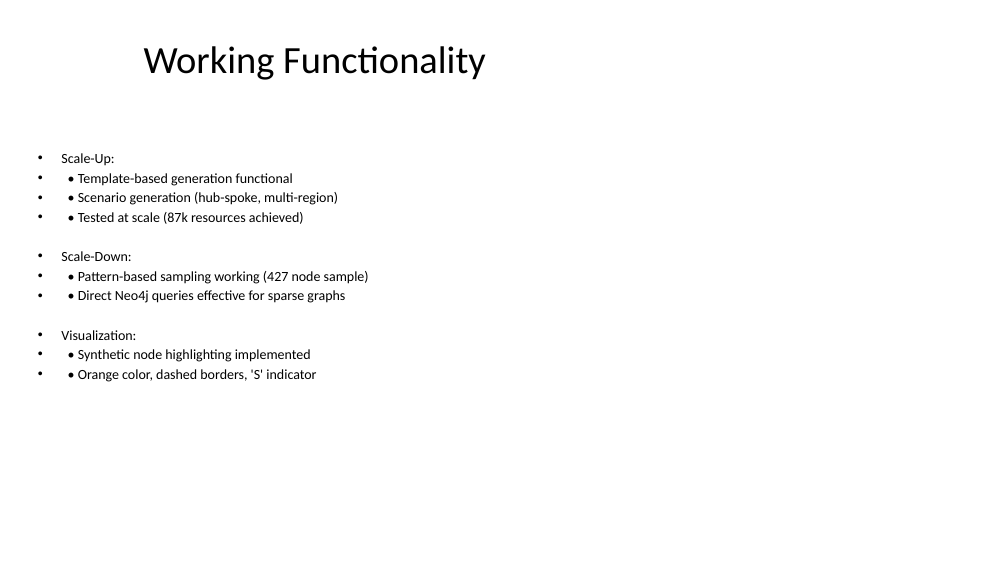
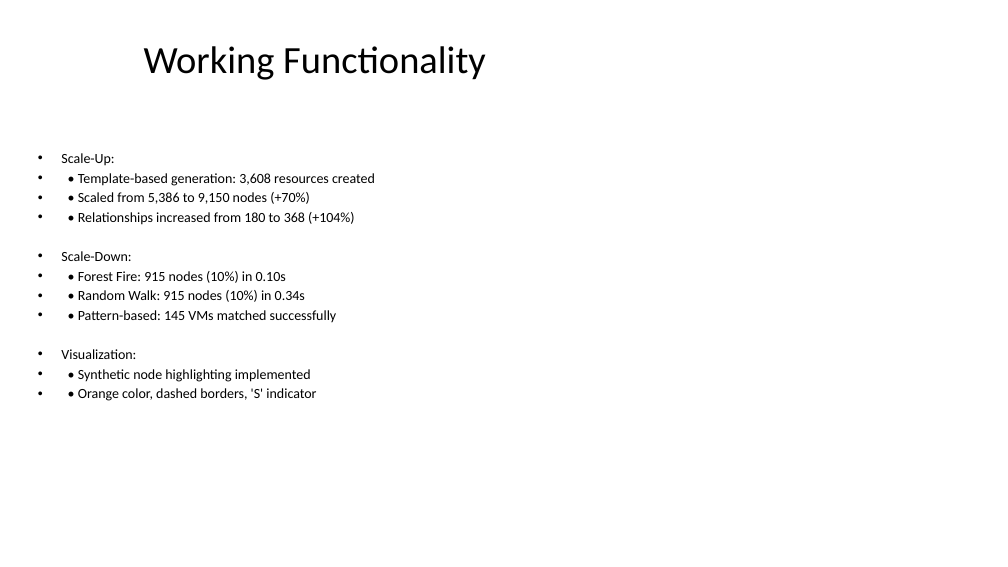
Before and after one commit to rysweet/azure-tenant-grapher, a slide deck: slide 19 of Scale_Operations_Implementation.pptx. Drawn at 1008x567 pixels with LibreOffice and Linux fonts; fonts in the diff are those of the drawing. Boxes give left, top, right and bottom in pixels: in the first picture for what was removed or moved away, otherwise in the second. Text is boxed around its words. In the diff, an @@ line names an element or a change of style, - is before the commit and + after.

```diff
--- a/Scale_Operations_Implementation.pptx
+++ b/Scale_Operations_Implementation.pptx
@@ text at <box>78,173,375,225</box>: text changed @@
-• • Template-based generation functional
-• • Scenario generation (hub-spoke, multi-region)
-• • Tested at scale (87k resources achieved)
+• • Template-based generation: 3,608 resources created
+• • Scaled from 5,386 to 9,150 nodes (+70%)
+• • Relationships increased from 180 to 368 (+104%)
@@ text at <box>78,271,337,323</box>: text changed @@
-• • Pattern-based sampling working (427 node sample)
-• • Direct Neo4j queries effective for sparse graphs
+• • Forest Fire: 915 nodes (10%) in 0.10s
+• • Random Walk: 915 nodes (10%) in 0.34s
+• • Pattern-based: 145 VMs matched successfully
```
Also in this commit, not shown: 3 other slides changed, 1 other file.
